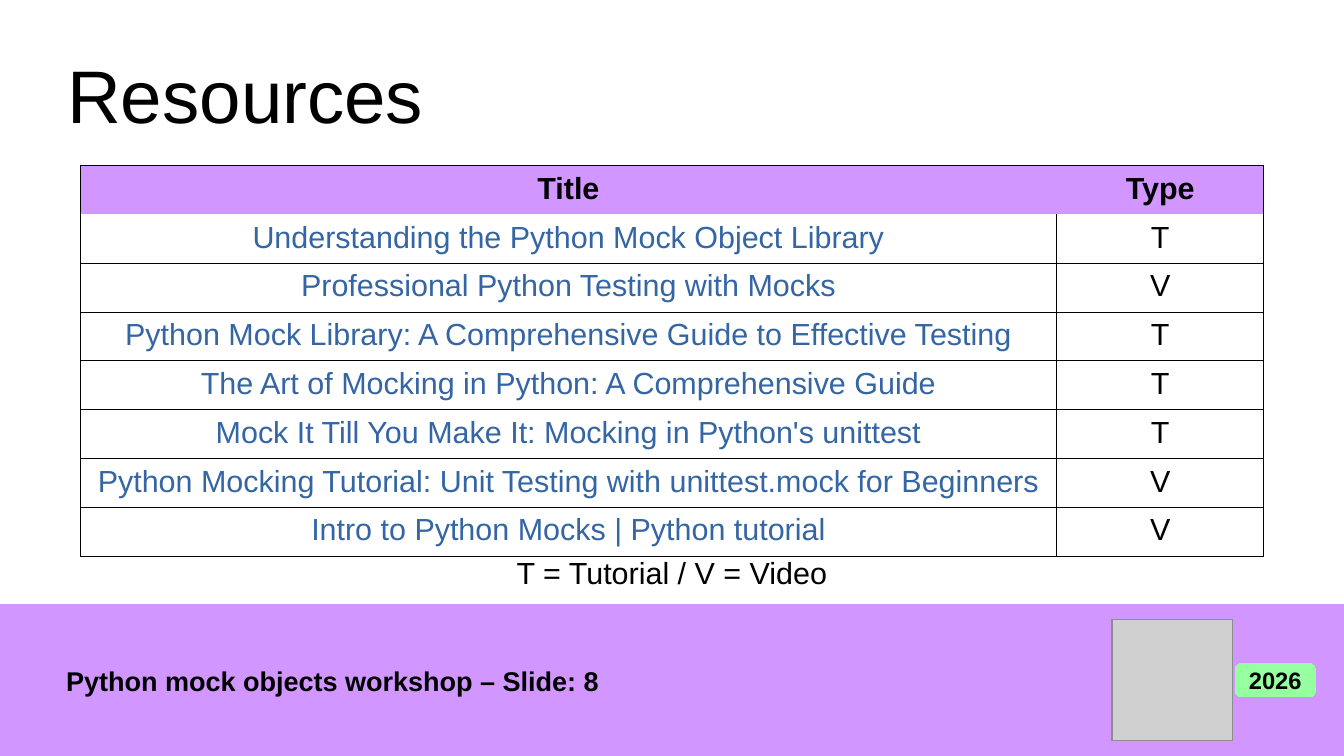
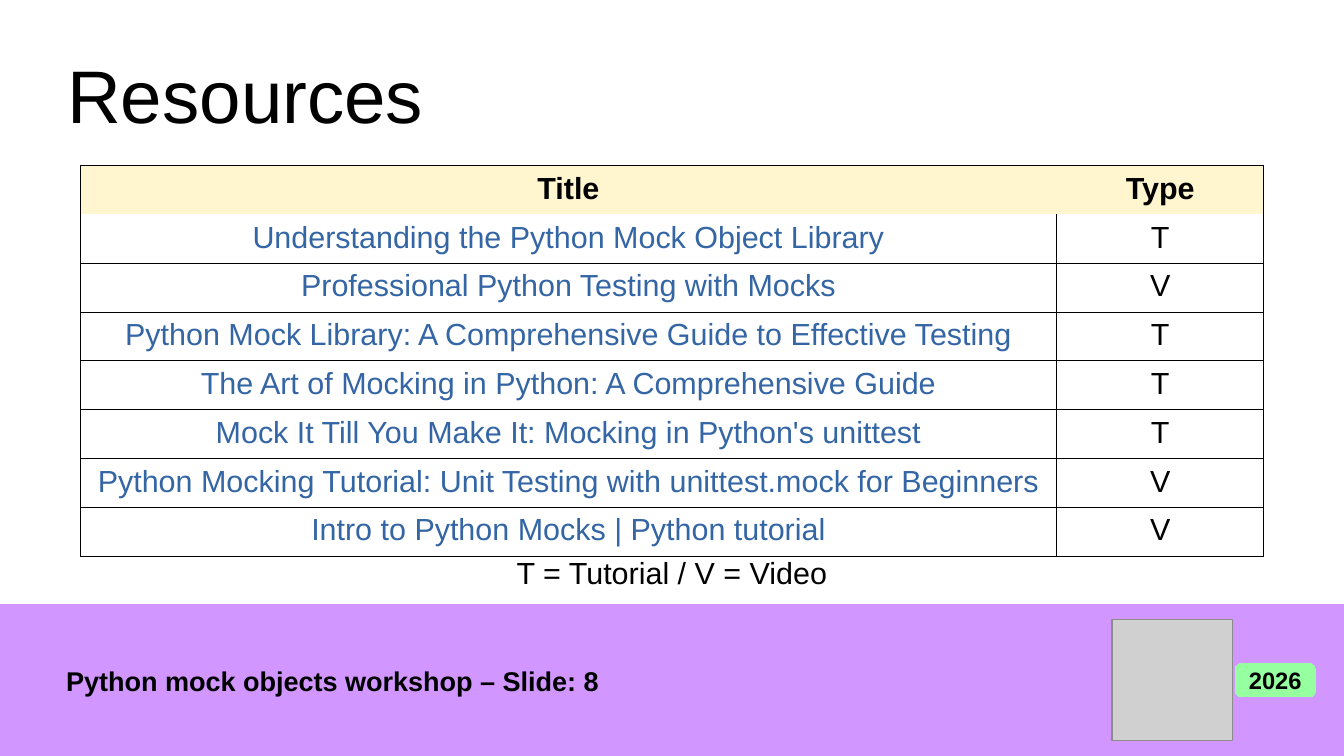
Before and after one commit to giusepperaffa/pycon-wroclaw-2026, a slide deck: slide 8 of Python_Mock_Objects_Workshop.odp. Drawn at 1344x756 pixels with LibreOffice and Linux fonts; fonts in the diff are those of the drawing; grey boxes stand for pictures. Boxes give left, top, right and bottom in pixels: in the first picture for what was removed or moved away, otherwise in the second. Text is boxed around its words. In the diff, an @@ line names an element or a change of style, - is before the commit and + after.

```diff
--- a/Python_Mock_Objects_Workshop.odp
+++ b/Python_Mock_Objects_Workshop.odp
@@ table at [80, 166, 1265, 550] @@
@@ fill #D196FF to #FFF5CE in row 1 @@
```
Also in this commit, not shown: 3 other slides changed, 1 other file.
